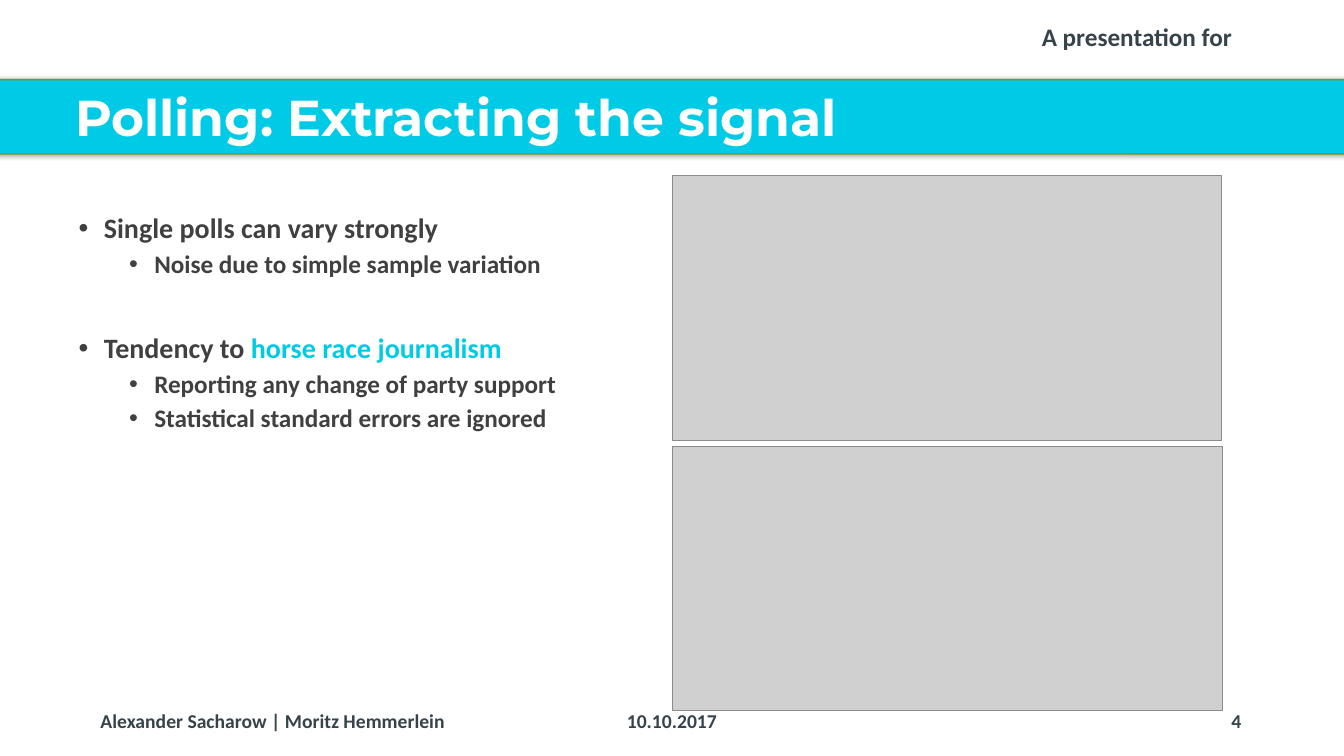
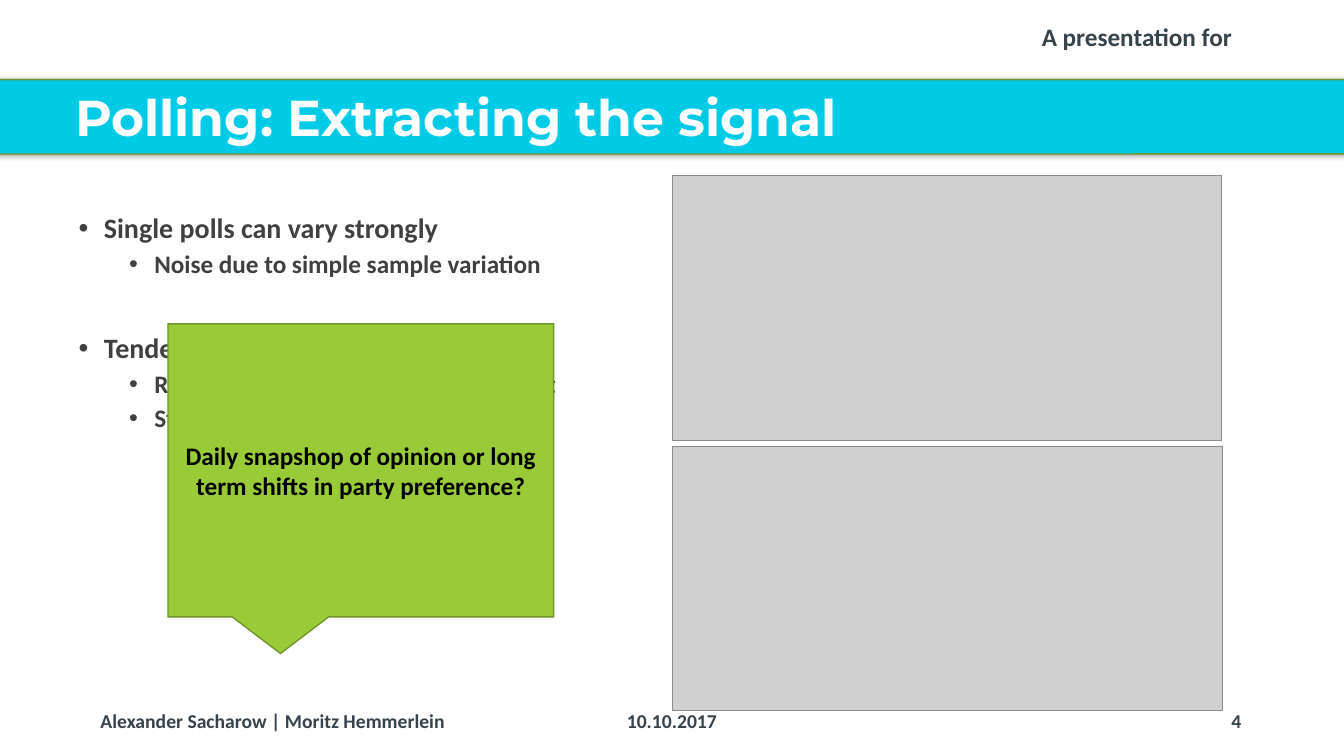
Before and after one commit to Corrod3/ElectionForecasting, a slide deck: slide 4 of Dalia Presentation/20171006_Dalia_Lunchtime Talk_Election Forecasting_v2.pptx. Drawn at 1344x756 pixels with LibreOffice and Linux fonts; fonts in the diff are those of the drawing; grey boxes stand for pictures; background and template pictures are left out. Boxes give left, top, right and bottom in pixels: in the first picture for what was removed or moved away, otherwise in the second. Text is boxed around its words. In the diff, an @@ line names an element or a change of style, - is before the commit and + after.

```diff
--- a/Dalia Presentation/20171006_Dalia_Lunchtime Talk_Election Forecasting_v2.pptx
+++ b/Dalia Presentation/20171006_Dalia_Lunchtime Talk_Election Forecasting_v2.pptx
@@ speech box added at <box>168,324,555,617</box>, fill #99CB38, outline #719629 1 pt, 18 pt, text #000000, bold @@
+Daily snapshop of opinion or long term shifts in party preference?
```
Also in this commit, not shown: 3 other slides changed, 1 slide added.
